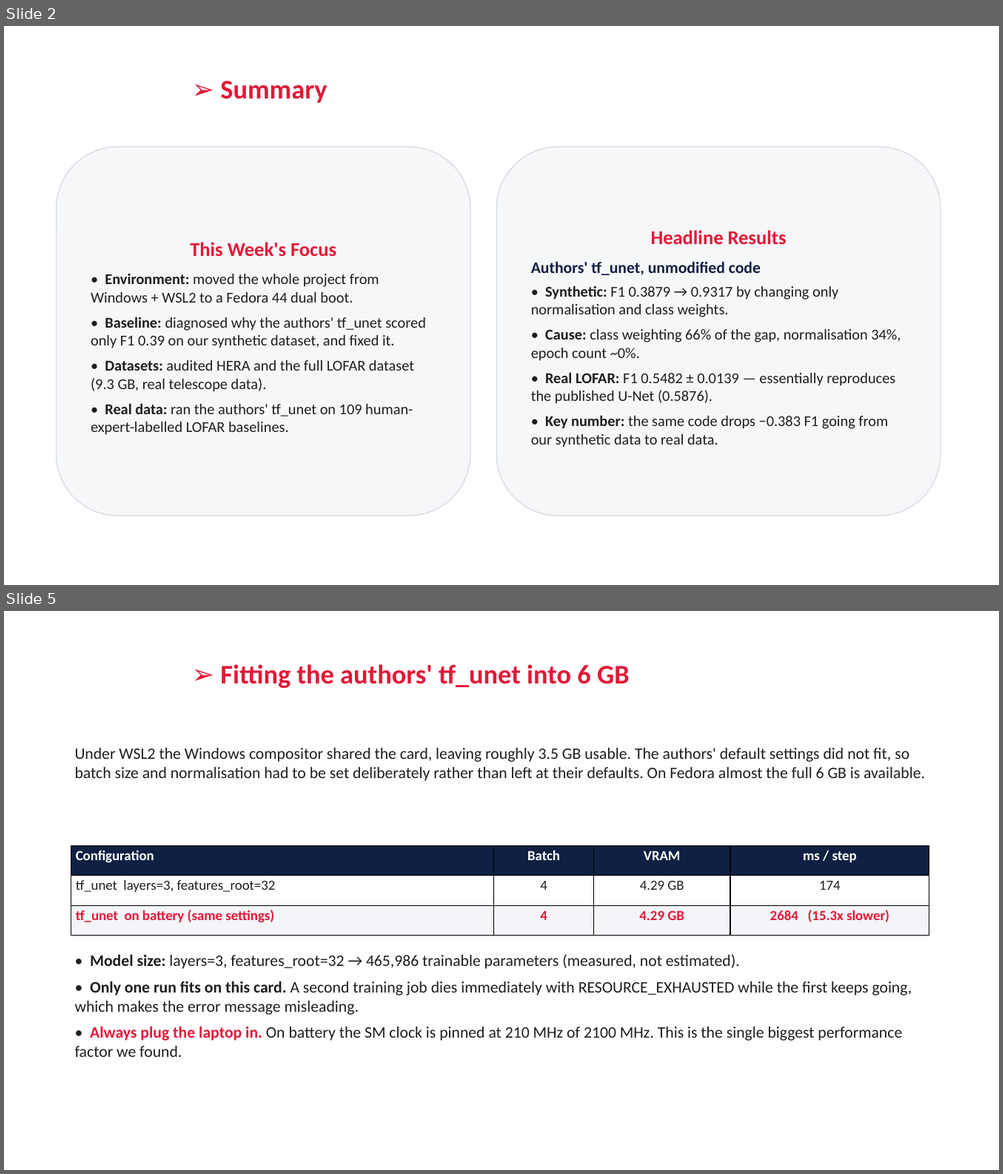
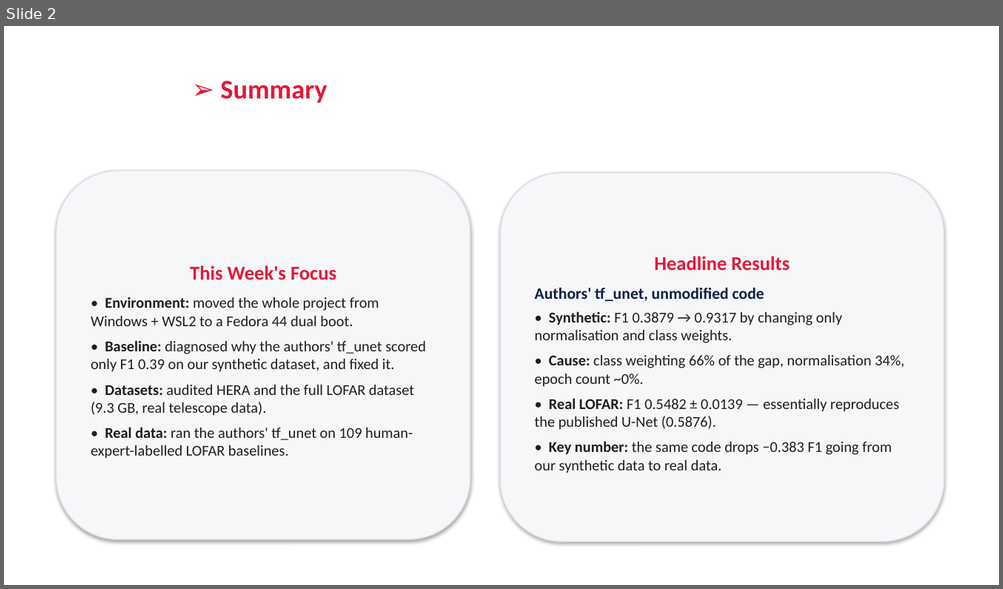
Before and after one commit to RonakSinghRaina/MP, a slide deck: Weekly_Report_Week5_DiL_Lab.pptx. Shown one above the other, each under a label of ours: slides 2 and 5 before the commit, slide 2 after it; the slides between them are not shown. The pictures are 1003x1174 and 1003x589 pixels, drawn with LibreOffice and Linux fonts; fonts in the diff are those of the drawing; background and template pictures are left out. Boxes give left, top, right and bottom in pixels: in the first picture for what was removed or moved away, otherwise in the second. Text is boxed around its words. In the diff, an @@ line names an element or a change of style, - is before the commit and + after.

```diff
--- a/Weekly_Report_Week5_DiL_Lab.pptx
+++ b/Weekly_Report_Week5_DiL_Lab.pptx
@@ slide 5 removed at (x1=4, y1=611, x2=999, y2=1170), background #FFFFFF @@
@@ title removed at (x1=220, y1=664, x2=629, y2=688) @@
-➢ Fitting the authors' tf_unet into 6 GB
@@ text removed at (x1=75, y1=748, x2=925, y2=781) @@
-Under WSL2 the Windows compositor shared the card, leaving roughly 3.5 GB usable. The authors' default settings did not fit, so batch size and normalisation had to be set deliberately rather than left at their defaults. On Fedora almost the full 6 GB is available.
@@ table removed at (x1=71, y1=846, x2=929, y2=936), 3 rows, 4 columns @@
-Configuration | Batch | VRAM | ms / step
-tf_unet layers=3, features_root=32 | 4 | 4.29 GB | 174
-tf_unet on battery (same settings) | 4 | 4.29 GB | 2684 (15.3x slower)
@@ text removed at (x1=75, y1=954, x2=912, y2=1057) @@
-• Model size: layers=3, features_root=32 → 465,986 trainable parameters (measured, not estimated).
-• Only one run fits on this card. A second training job dies immediately with RESOURCE_EXHAUSTED while the first keeps going, which makes the error message misleading.
-• Always plug the laptop in. On battery the SM clock is pinned at 210 MHz of 2100 MHz. This is the single biggest performance factor we found.
@@ slide 2 changed as well @@
@@ rounded rectangle "This Week's Focus" moved from (x1=57, y1=147, x2=470, y2=516) to (x1=57, y1=171, x2=470, y2=540) @@
@@ rounded rectangle "This Week's Focus" at (x1=57, y1=171, x2=470, y2=540): shadow on; proportions changed @@
@@ rounded rectangle "Headline Results" at (x1=500, y1=173, x2=944, y2=543): shadow on; proportions changed @@
@@ rounded rectangle "Headline Results" moved from (x1=496, y1=147, x2=940, y2=516) to (x1=500, y1=173, x2=944, y2=543) @@
```
Also in this commit, not shown: 10 other slides changed, 1 slide added, 3 other slides removed, 2 other files.
